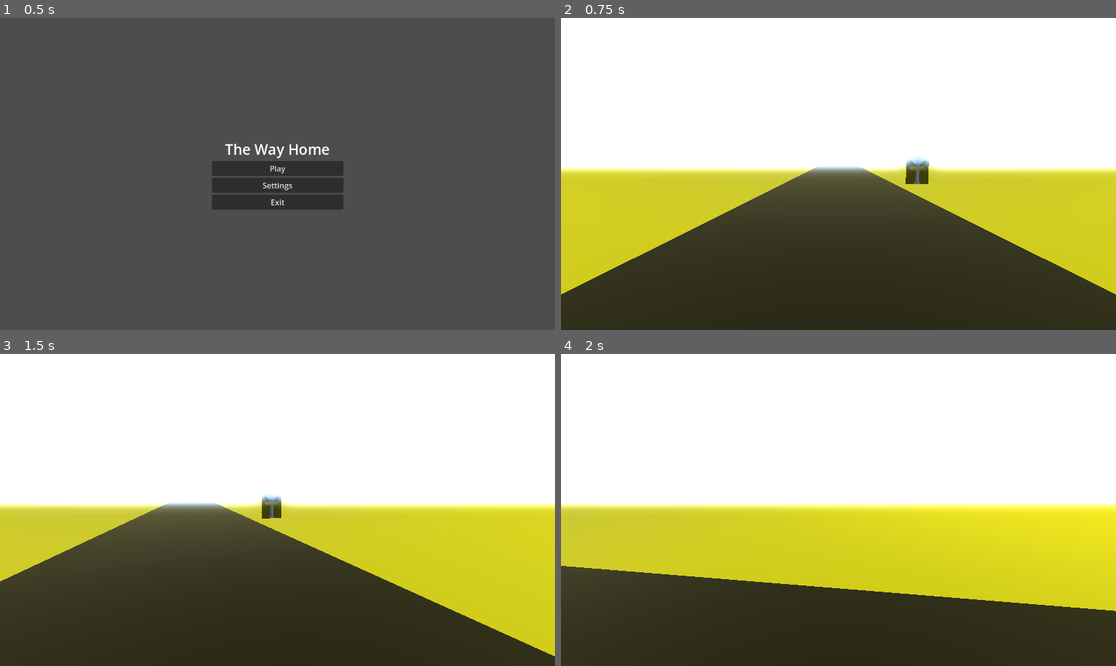
Above: before the commit, frames 1-4 (two rows, left to right).
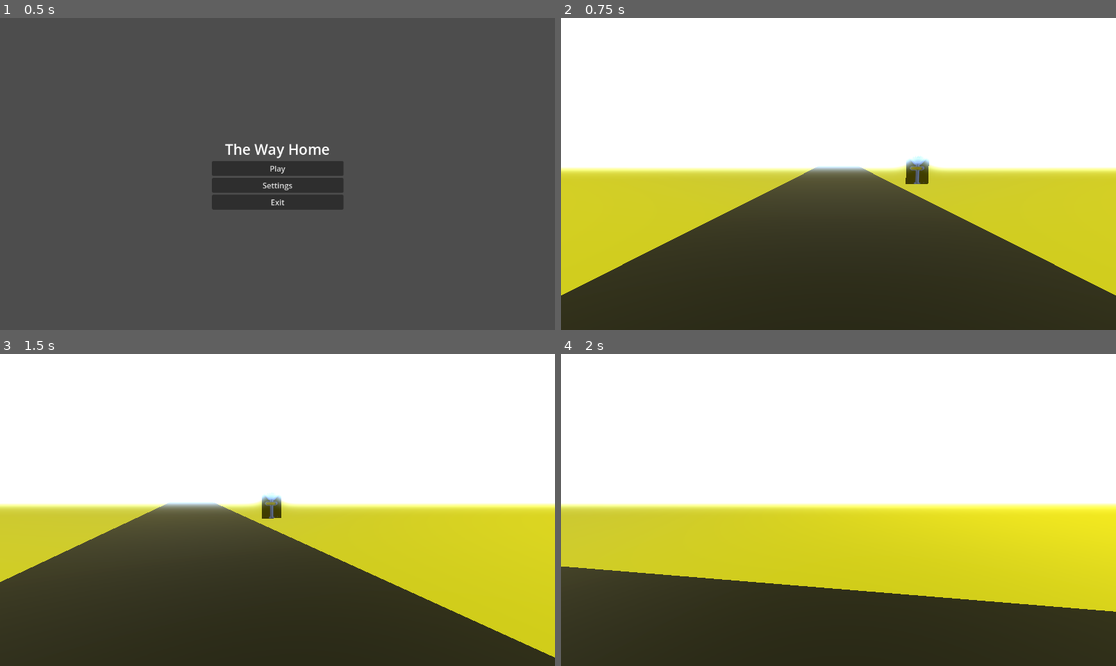
Above: after the commit, the same moments.

Repository: VHSDIR/thewayhome
Game: Godot game, scene res://scenes/menu.tscn
The game is run twice, just before and just after one commit, with the same random seed, the same clock (stepped at 60 frames per second) and the same inputs.
Inputs:
- Up to frame 1 (0.5 s): no input
- Up to frame 2 (0.75 s): click "Play" at 0.5 s
- Up to frame 3 (1.5 s): tap Enter at 1.25 s; hold D (rotate_right) from 1.28 s (still down); tap Space (horn_pressed) at 1.35 s
- Up to frame 4 (2 s): keep holding D (rotate_right)

Frame 1 is identical in both runs. In frame 2, 0.2% of the frame differs, in the area x 0-100%, y 46-89%; in frame 3, 0.1%; in frame 4, 0.2%, in the area x 0-100%, y 67-83%.
Error before the commit: Invalid access to property or key 'position' on a base object of type 'null instance'. (res://scripts/level.gd:18)

Commit message:
small bugfix

Diff:
--- a/src/project.godot
+++ b/src/project.godot
@@ -53,3 +53,7 @@
 "events": [Object(InputEventKey,"resource_local_to_scene":false,"resource_name":"","device":-1,"window_id":0,"alt_press …(191 unchanged characters)…
 ]
 }
+
+[physics]
+
+3d/default_gravity=10.0
--- a/src/scenes/main.tscn
+++ b/src/scenes/main.tscn
@@ -5,7 +5,7 @@
 [ext_resource type="PackedScene" uid="uid://cs8f1p76tn61f" path="res://scenes/player.tscn" id="2_4guff"]
 [ext_resource type="PackedScene" uid="uid://b83dcv6fewvk8" path="res://scenes/start_sign.tscn" id="2_8eqav"]
 [ext_resource type="PackedScene" uid="uid://d2754k6brsb7x" path="res://scenes/terrain.tscn" id="3_x3jfn"]
-[ext_resource type="PackedScene" uid="uid://b6k3l5t1y35ua" path="res://scenes/sarna.tscn" id="4_krrul"]
+[ext_resource type="PackedScene" uid="uid://bbkg7ulps68cf" path="res://scenes/obstacleaction01.tscn" id="4_krrul"]
 [ext_resource type="PackedScene" uid="uid://ejt2iy3ndq6q" path="res://scenes/obstacleaction02.tscn" id="4_shuqu"]
 
 [sub_resource type="Environment" id="Environment_d8eq5"]
@@ -20,7 +20,17 @@
 [node name="Main" type="Node3D"]
 script = ExtResource("1_wyd1u")
 
-[node name="StartSign" parent="." instance=ExtResource("2_8eqav")]
+[node name="Enviroment" type="Node3D" parent="."]
+
+[node name="DirectionalLight3D" type="DirectionalLight3D" parent="Enviroment"]
+transform = Transform3D(1, 0, 0, 0, 0.707107, 0.707107, 0, -0.707107, 0.707107, 0, 26.4884, 39.4248)
+
+[node name="WorldEnvironment" type="WorldEnvironment" parent="Enviroment"]
+environment = SubResource("Environment_d8eq5")
+
+[node name="Terrain" parent="Enviroment" instance=ExtResource("3_x3jfn")]
+
+[node name="StartSign" parent="Enviroment" instance=ExtResource("2_8eqav")]
 transform = Transform3D(1, 0, 0, 0, 1.75873, 0, 0, 0, 1, -3.5, 0, 9)
 
 [node name="Randomizer" type="Node3D" parent="."]
@@ -40,14 +50,6 @@
 [node name="ObstacleAction01" parent="Randomizer" instance=ExtResource("4_shuqu")]
 transform = Transform3D(0.8, 0, 0, 0, 0.8, 0, 0, 0, 0.8, 0, 0, 9.84)
 
-[node name="DirectionalLight3D" type="DirectionalLight3D" parent="."]
-transform = Transform3D(1, 0, 0, 0, 0.707107, 0.707107, 0, -0.707107, 0.707107, 0, 26.4884, 39.4248)
-
-[node name="WorldEnvironment" type="WorldEnvironment" parent="."]
-environment = SubResource("Environment_d8eq5")
-
-[node name="Terrain" parent="." instance=ExtResource("3_x3jfn")]
-
 [node name="Player" parent="." instance=ExtResource("2_4guff")]
 transform = Transform3D(1, 0, 0, 0, 1, 0, 0, 0, 1, 0, 1.25, 0)
 
--- a/src/scenes/player.tscn
+++ b/src/scenes/player.tscn
@@ -2,7 +2,7 @@
 
 [ext_resource type="Script" path="res://scripts/player.gd" id="1_cm6tq"]
 [ext_resource type="PackedScene" uid="uid://dvblc8w4k7bli" path="res://scenes/pause_menu.tscn" id="2_mriif"]
-[ext_resource type="Script" path="res://scripts/camera_shaker.gd" id="2_ue7l3"]
+[ext_resource type="Script" path="res://scripts/camera_shake.gd" id="2_ue7l3"]
 [ext_resource type="AudioStream" uid="uid://cxk11bqqo030q" path="res://assets/desert.mp3" id="4_osacv"]
 [ext_resource type="AudioStream" uid="uid://bqsyvtn2ojxay" path="res://assets/horn.mp3" id="5_8kamj"]
 
@@ -14,13 +14,25 @@
 script = ExtResource("1_cm6tq")
 
 [node name="Camera3D" type="Camera3D" parent="."]
-transform = Transform3D(-1, 7.6194e-09, -8.70902e-08, 0, 0.996195, 0.0871558, 8.74228e-08, 0.0871558, -0.996195, 0, 0, 0)
+transform = Transform3D(-1, 7.6194e-09, -8.70901e-08, 0, 0.996195, 0.0871558, 8.74228e-08, 0.0871558, -0.996195, 0, 0, 0)
 current = true
 script = ExtResource("2_ue7l3")
 
 [node name="CollisionShape3D" type="CollisionShape3D" parent="."]
 transform = Transform3D(1, 0, 0, 0, 2.5, 0, 0, 0, 1, 0, 0, 0.575)
 shape = SubResource("BoxShape3D_kfv1j")
+
+[node name="MeshInstance3D" type="MeshInstance3D" parent="."]
+mesh = SubResource("BoxMesh_6o8o6")
+
+[node name="Music" type="AudioStreamPlayer" parent="."]
+stream = ExtResource("4_osacv")
+volume_db = -0.5
+autoplay = true
+
+[node name="HornPlayer" type="AudioStreamPlayer" parent="."]
+stream = ExtResource("5_8kamj")
+volume_db = 1.0
 
 [node name="Control" type="Control" parent="."]
 layout_mode = 3
@@ -64,22 +76,11 @@
 [node name="PauseMenu" parent="Control" instance=ExtResource("2_mriif")]
 layout_mode = 1
 
-[node name="Points" type="Label" parent="Control"]
+[node name="Resets" type="Label" parent="Control"]
 layout_mode = 0
 offset_left = -295.0
 offset_top = -65.0
 offset_right = -64.0
 offset_bottom = -23.0
 theme_override_font_sizes/font_size = 30
-text = "Map Resets: 0"
-
-[node name="Music" type="AudioStreamPlayer" parent="."]
-stream = ExtResource("4_osacv")
-autoplay = true
-
-[node name="HornPlayer" type="AudioStreamPlayer" parent="."]
-stream = ExtResource("5_8kamj")
-volume_db = 1.0
-
-[node name="MeshInstance3D" type="MeshInstance3D" parent="."]
-mesh = SubResource("BoxMesh_6o8o6")
+text = "Resets: 0"
--- /dev/null
+++ b/src/scripts/camera_shake.gd
@@ -0,0 +1,24 @@
+extends Camera3D
+var shake_factor: float = 0.0
+var max_shake_intensity: float = 0.1
+var shake_decay: float = 0.1
+var original_position: Vector3
+var original_rotation: Vector3
+func _ready():
+	original_position = position
+	original_rotation = rotation
+func _process(_delta: float):
+	if shake_factor > 0:
+		var actual_intensity = shake_factor * max_shake_intensity
+		rotation = original_rotation + Vector3(
+			randf_range(-actual_intensity, actual_intensity) * 0.05,
+			randf_range(-actual_intensity, actual_intensity) * 0.05,
+			randf_range(-actual_intensity, actual_intensity) * 0.05
+		)
+	else:
+		position = original_position
+		rotation = original_rotation
+func randf_range(valuemin: float, valuemax: float) -> float:
+	return randf() * (valuemax - valuemin) + valuemin
+func set_shake_factor(new_factor: float):
+	shake_factor = clamp(new_factor, 0.0, 1.0)
--- a/src/scripts/camera_shaker.gd
+++ /dev/null
@@ -1,47 +0,0 @@
-extends Camera3D
-
-# Variables for controlling the shake effect
-var shake_factor: float = 0.0  # Shake intensity (0 = no shake, 1 = max shake)
-var max_shake_intensity: float = 0.1  # Maximum shake intensity in world units
-var shake_decay: float = 0.1   # (Optional) How fast the shake decays after each frame
-
-# Store the original camera position and rotation to reset after shaking
-var original_position: Vector3
-var original_rotation: Vector3
-
-func _ready():
-	# Save the original camera position and rotation when the scene starts
-	original_position = position
-	original_rotation = rotation
-
-# Update the camera shake effect every frame
-func _process(_delta: float):
-	if shake_factor > 0:
-		# Calculate the actual shake intensity based on the shake_factor
-		var actual_intensity = shake_factor * max_shake_intensity
-
-		# Apply random shaking to the camera's position and optionally rotation
-		# position = original_position + Vector3(
-		#	randf_range(-actual_intensity, actual_intensity),
-		#	randf_range(-actual_intensity, actual_intensity),
-		#	randf_range(-actual_intensity, actual_intensity)
-		# )
-
-		# (Optional) You can shake the rotation as well for more dynamic shaking
-		rotation = original_rotation + Vector3(
-			randf_range(-actual_intensity, actual_intensity) * 0.05,
-			randf_range(-actual_intensity, actual_intensity) * 0.05,
-			randf_range(-actual_intensity, actual_intensity) * 0.05
-		)
-	else:
-		# Reset the camera position and rotation when no shaking is applied
-		position = original_position
-		rotation = original_rotation
-
-# Utility function to get a random float within a range
-func randf_range(min: float, max: float) -> float:
-	return randf() * (max - min) + min
-
-# Function to set the shake factor (between 0 and 1)
-func set_shake_factor(new_factor: float):
-	shake_factor = clamp(new_factor, 0.0, 1.0)
--- a/src/scripts/helpers.gd
+++ b/src/scripts/helpers.gd
@@ -1,4 +1,3 @@
-class_name utils
 extends Node
 static var randomNumberGenerator = RandomNumberGenerator.new()
 static func float_to_speed(value: float) -> String:
--- a/src/scripts/level.gd
+++ b/src/scripts/level.gd
@@ -1,4 +1,3 @@
-class_name level
 extends Node3D
 var helpers = preload("res://scripts/helpers.gd")
 var randomNumberGenerator = RandomNumberGenerator.new()
@@ -10,7 +9,7 @@
 	OBSTACLES = $Randomizer.get_children()
 	reset_obstacles()
 func _on_player_custom_position_reseted():
-	$StartSign.scale = Vector3.ZERO
+	$Enviroment/StartSign.scale = Vector3.ZERO
 	reset_obstacles()
 func reset_obstacles():
 	var picked_obstacle = randomNumberGenerator.randi_range(0, NUM_OF_OBSTACLES - 1)
--- a/src/scripts/main_menu.gd
+++ b/src/scripts/main_menu.gd
@@ -1,4 +1,3 @@
-class_name main_menu
 extends Control
 func _on_play_pressed() -> void:
 	Engine.time_scale = 1
--- a/src/scripts/menu.gd
+++ b/src/scripts/menu.gd
@@ -1,4 +1,3 @@
-class_name menu
 extends Control
 func _ready() -> void:
 	$SettingsMenu.hide()
--- a/src/scripts/player.gd
+++ b/src/scripts/player.gd
@@ -4,8 +4,8 @@
 const MAX_SPEED = 10.0
 const ROTATION_SPEED = 2.0
 const LOOPING_DISTANCE = 100
-const SIDEROAD_START_X = 2;
-const SIDEROAD_MAX_X = 4;
+const SIDEROAD_START_X = 2
+const SIDEROAD_MAX_X = 4
 var PREVIOUS_POSITION: Vector3
 var points = 0
 signal custom_position_reseted
@@ -16,8 +16,8 @@
 	$Control/FPS.visible = true
 	$Control/PauseMenu.visible = false
 	$Control/Position.visible = true
-	$Control/Points.visible = true
-	_update_points_display()
+	$Control/Resets.visible = true
+	_update_resets_display()
 	Input.set_mouse_mode(Input.MOUSE_MODE_HIDDEN)
 func _on_continue_pressed():
 	restore_ui_elements()
@@ -36,12 +36,12 @@
 	$Control/SpeedMeter.visible = false
 	$Control/FPS.visible = false
 	$Control/Position.visible = false
-	$Control/Points.visible = false
+	$Control/Resets.visible = false
 func restore_ui_elements():
 	$Control/SpeedMeter.visible = true
 	$Control/FPS.visible = true
 	$Control/Position.visible = true
-	$Control/Points.visible = true
+	$Control/Resets.visible = true
 func _process(_delta):
 	if Input.is_action_just_pressed("ui_cancel"):
 		toggle_pause_menu()
@@ -84,21 +84,19 @@
 		position.z = -LOOPING_DISTANCE
 		custom_position_reseted.emit()
 		_increase_points()
-
-	var currentSpeedFactor = CURRENT_SPEED / MAX_SPEED;
+	var currentSpeedFactor = CURRENT_SPEED / MAX_SPEED
 	var shake_factor = helpers.cast_value_range_to_factor(abs(position.x), SIDEROAD_START_X, SIDEROAD_MAX_X)
 	$Camera3D.set_shake_factor(shake_factor * currentSpeedFactor)
-
 	move_and_slide()
-
 	global_position.x = clamp(global_position.x, -SIDEROAD_MAX_X, SIDEROAD_MAX_X)
+	global_position.y = 1.25
 func _increase_points():
 	points += 1
-	_update_points_display()
+	_update_resets_display()
 	if points >= 3:
 		_load_win_menu()
 func _load_win_menu():
 	Input.set_mouse_mode(Input.MOUSE_MODE_VISIBLE)
 	get_tree().change_scene_to_file("res://scenes/win_menu.tscn")
-func _update_points_display():
-	$Control/Points.text = "Map Resets: %d" % points
+func _update_resets_display():
+	$Control/Resets.text = "Resets: %d" % points
--- a/src/scripts/settings_menu.gd
+++ b/src/scripts/settings_menu.gd
@@ -1,4 +1,3 @@
-class_name settings_menu
 extends Control
 func _on_back_pressed() -> void:
 	self.hide()
--- a/src/scripts/win_menu.gd
+++ b/src/scripts/win_menu.gd
@@ -1,4 +1,3 @@
-class_name win_menu
 extends Control
 func _on_reset_pressed() -> void:
 	get_tree().change_scene_to_file("res://scenes/menu.tscn")
